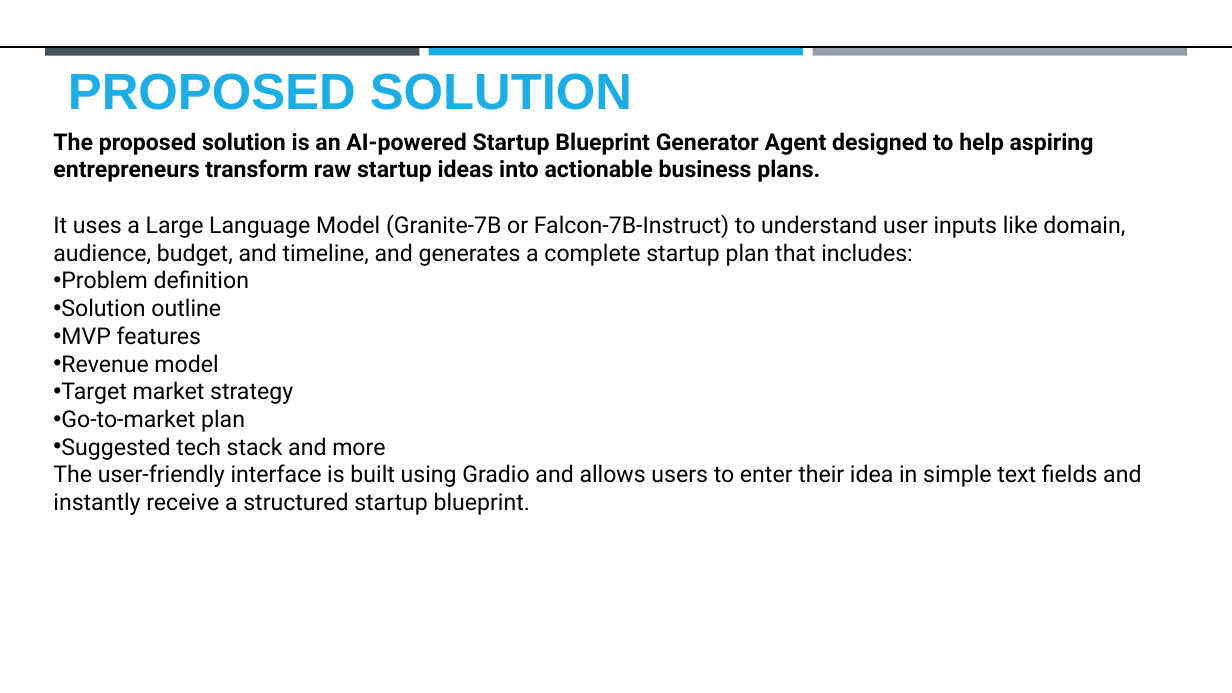
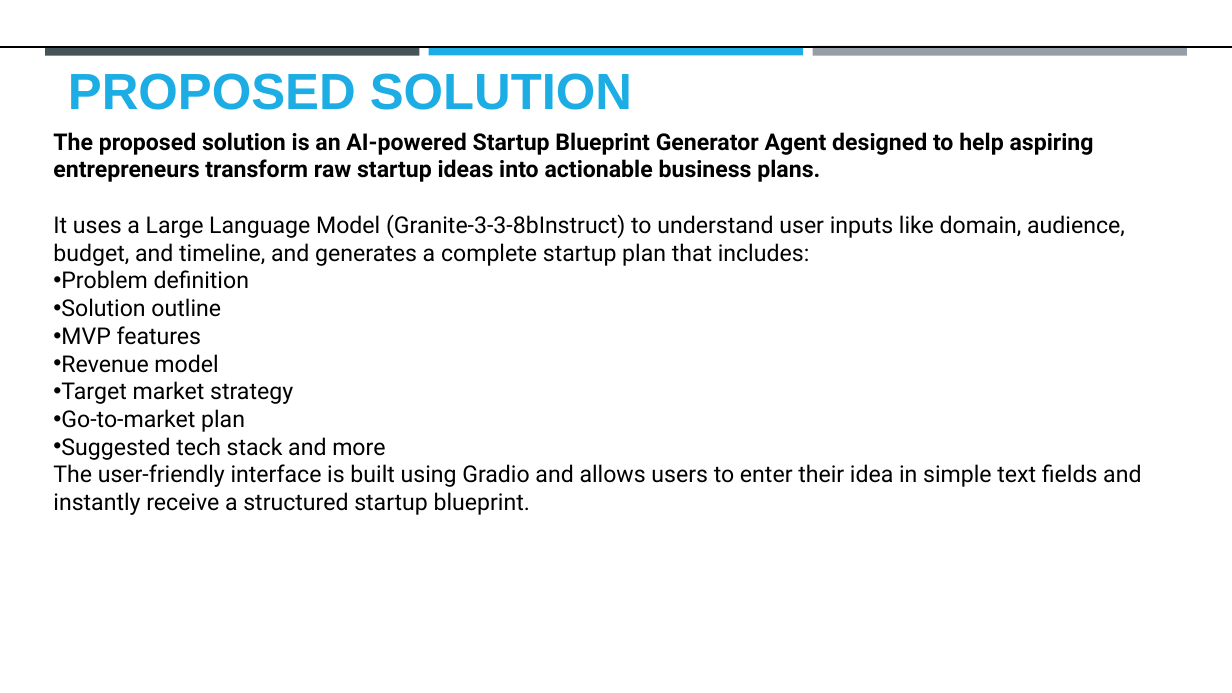
Before and after one commit to Tanishkapundhir78/Startup_Blueprint_generator, a slide deck: slide 4 of Tanishka_Blueprint_generator.pptx. Drawn at 1232x693 pixels with LibreOffice and Linux fonts; fonts in the diff are those of the drawing; background and template pictures are left out. Boxes give left, top, right and bottom in pixels: in the first picture for what was removed or moved away, otherwise in the second. Text is boxed around its words. In the diff, an @@ line names an element or a change of style, - is before the commit and + after.

```diff
--- a/Tanishka_Blueprint_generator.pptx
+++ b/Tanishka_Blueprint_generator.pptx
@@ text at box(53, 214, 1125, 266): text changed @@
-It uses a Large Language Model (Granite-7B or Falcon-7B-Instruct) to understand user inputs like domain, audience, budget, and timeline, and generates a complete startup plan that includes:
+It uses a Large Language Model (Granite-3-3-8bInstruct) to understand user inputs like domain, audience, budget, and timeline, and generates a complete startup plan that includes:
```
Also in this commit, not shown: 3 other slides changed, 1 slide added, 1 slide removed.
